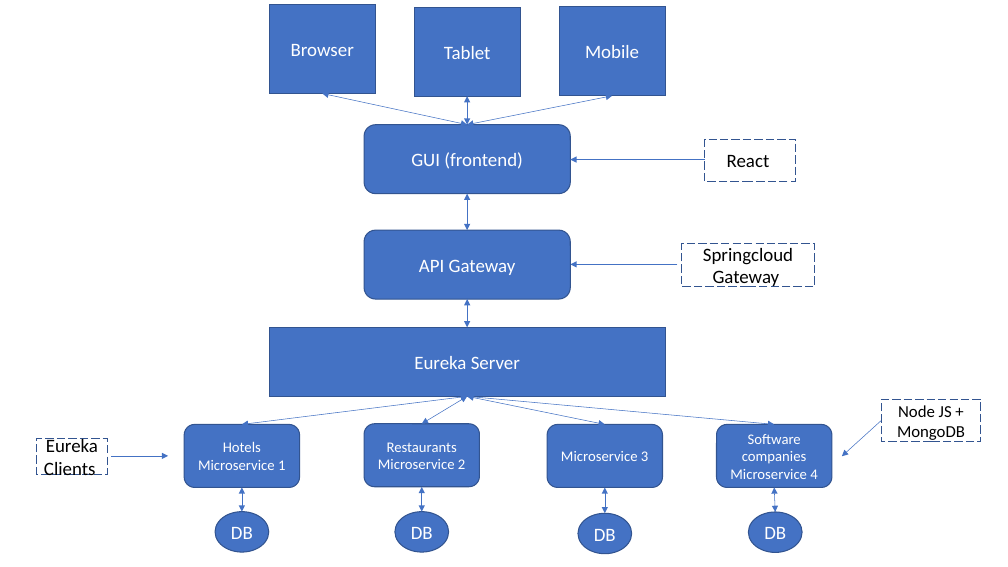
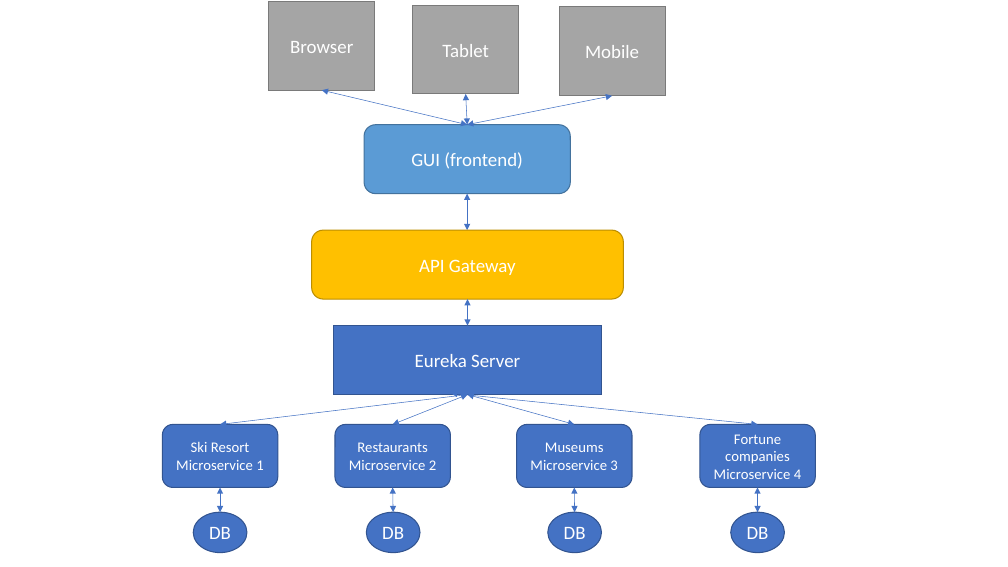
Before and after one commit to vatsal2210/software-architecture-vshah56, a slide deck: slide 1 of Architecture/Software architecture.pptx. Drawn at 1008x567 pixels with LibreOffice and Linux fonts; fonts in the diff are those of the drawing. Boxes give left, top, right and bottom in pixels: in the first picture for what was removed or moved away, otherwise in the second. Text is boxed around its words. In the diff, an @@ line names an element or a change of style, - is before the commit and + after.

```diff
--- a/Architecture/Software architecture.pptx
+++ b/Architecture/Software architecture.pptx
@@ fill #4472C4 to #A5A5A5; outline #325491 1 pt to #7A7A7A 1 pt in 3 elements at box(559, 7, 665, 96), box(413, 5, 519, 95), box(268, 2, 374, 91) @@
@@ double arrow moved from (322, 94) - (467, 125) to (322, 90) - (467, 125) @@
@@ rounded rectangle "GUI (frontend)" at box(364, 125, 571, 194): fill #4472C4 to #5B9BD5; outline #325491 1 pt to #43739E 1 pt @@
@@ rectangle removed at box(705, 139, 796, 181) @@
-React
@@ arrow removed from (705, 160) to (570, 160) @@
@@ rounded rectangle "API Gateway": place and size @@
-rounded rectangle "API Gateway" at box(364, 230, 571, 299)
+rounded rectangle "API Gateway" at box(312, 230, 623, 299)
@@ rounded rectangle "API Gateway" at box(312, 230, 623, 299): fill #4472C4 to #FFC000; outline #325491 1 pt to #BD8E00 1 pt @@
@@ arrow removed from (678, 265) to (570, 265) @@
@@ rectangle removed at box(681, 244, 815, 287) @@
-Springcloud Gateway
@@ rectangle "Eureka Server": place and size @@
-rectangle "Eureka Server" at box(269, 327, 665, 396)
+rectangle "Eureka Server" at box(333, 326, 601, 395)
@@ double arrow moved from (242, 424) - (467, 396) to (220, 424) - (467, 395) @@
@@ double arrow moved from (422, 424) - (467, 396) to (392, 424) - (467, 395) @@
@@ double arrow moved from (467, 396) - (774, 424) to (451, 393) - (758, 424) @@
@@ double arrow moved from (467, 396) - (605, 424) to (467, 395) - (575, 424) @@
@@ rectangle removed at box(882, 399, 982, 442) @@
-Node JS + MongoDB
@@ rectangle removed at box(36, 439, 107, 474) @@
-Eureka Clients
@@ 2 ellipses, 1 double arrow, 1 rounded rectangle: place and size @@
-2 ellipses, 1 double arrow, 1 rounded rectangle at box(185, 424, 802, 553)
+2 ellipses, 1 double arrow, 1 rounded rectangle at box(163, 424, 785, 553)
@@ text in rounded rectangle at box(191, 442, 250, 452): text changed @@
-Hotels
+Ski Resort
@@ text in rounded rectangle at box(545, 442, 604, 452): paragraph added @@
+Museums
@@ rounded rectangle "Fortune companies": place and size @@
-rounded rectangle "Fortune companies" at box(717, 424, 833, 487)
+rounded rectangle "Fortune companies" at box(700, 424, 816, 487)
@@ text in rounded rectangle at box(725, 434, 790, 464): text changed @@
-Software companies
+Fortune companies
@@ arrow removed from (882, 420) to (842, 457) @@
@@ arrow removed from (111, 456) to (168, 456) @@
@@ 2 ellipses, 2 rounded rectangles, 2 double arrows: place and size @@
-2 ellipses, 2 rounded rectangles, 2 double arrows at box(364, 424, 663, 554)
+2 ellipses, 2 rounded rectangles, 2 double arrows at box(335, 424, 632, 553)
@@ double arrow moved from (774, 488) - (775, 512) to (758, 488) - (758, 512) @@
```
Also in this commit, not shown: 1 other file.
